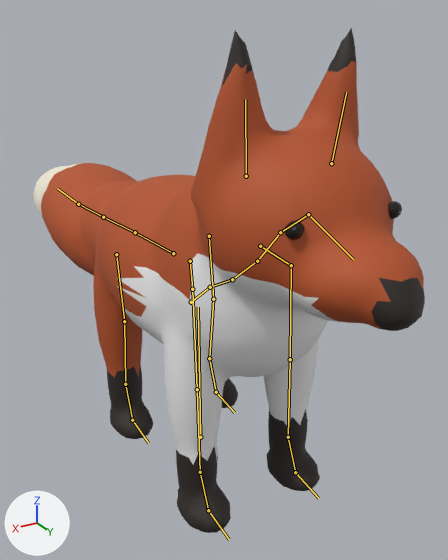
A saved change to the glTF model public/models/fox_reference.glb.
Rendered twice from a 50 mm lens placed at (1.76, 3.18, 2.85), pointed at (-0.36, -0.35, 1.08). Arrows for +X, +Y and +Z are at lower left; the lights stay in place. The first picture is the older version. The bones that bend it are drawn over the model as lines.

Names of what the first picture shows: 'Fox eye', 'Fox eye.001', 'Fox_Reference'.
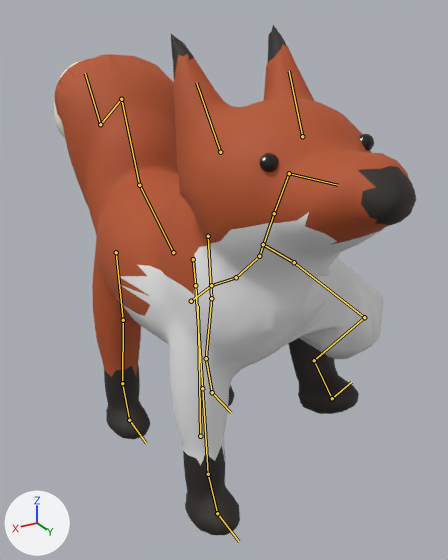
The newer file adds an action. The first version stands in its rest pose; the second is drawn at frame 52 of the action 'alert'.

What the commit changed:
Bone 'pelvis' (bone_pelvis) turns from (0, 0, 0) to (0, 0, 2) degrees about its own x, y and z.
Bone 'chest' (bone_chest) turns from (0, 0, 0) to (3, 0, -2) degrees about its own x, y and z.
Bone 'neck_01' (bone_neck_01) turns from (0, 0, 0) to (15, 2, 0) degrees about its own x, y and z.
Bone 'neck_02' (bone_neck_02) turns from (0, 0, 0) to (10, 2, 0) degrees about its own x, y and z.
Bone 'head' (bone_head) turns from (0, 0, 0) to (-5, 1, -1) degrees about its own x, y and z.
Bone 'ear.L' (bone_ear_l) turns from (0, 0, 0) to (8, 0, 0) degrees about its own x, y and z.
Bone 'ear.R' (bone_ear_r) turns from (0, 0, 0) to (8, 0, 0) degrees about its own x, y and z.
Bone 'fore_upper.L' (bone_fore_upper_l) turns from (0, 0, 0) to (75, 0, 0) degrees about its own x, y and z.
Bone 'fore_lower.L' (bone_fore_lower_l) turns from (0, 0, 0) to (-120, 0, 0) degrees about its own x, y and z.
Bone 'fore_foot.L' (bone_fore_foot_l) turns from (0, 0, 0) to (65, 0, 0) degrees about its own x, y and z.
Bone 'tail_01' (bone_tail_01) turns from (0, 0, 0) to (-35, 0, 3) degrees about its own x, y and z.
Bone 'tail_02' (bone_tail_02) turns from (0, 0, 0) to (-25, 0, 4) degrees about its own x, y and z.
Bone 'tail_03' (bone_tail_03) turns from (0, 0, 0) to (80, 0, 3) degrees about its own x, y and z.
Bone 'tail_04' (bone_tail_04) turns from (0, 0, 0) to (55, 0, 1) degrees about its own x, y and z.

Location of each change, [x1, y1, x2, y2] in pixels of the pictures (448 x 560 px):
'Fox_Reference', posed (8% narrower): before [33, 28, 425, 533]; after [54, 25, 416, 535]
'Fox eye', posed: before [388, 201, 402, 219]; after [360, 134, 374, 151]
bone 'pelvis', root to tip: before (191, 302) to (210, 287); after (191, 301) to (211, 285)
bone 'chest', root to tip: before (232, 279) to (254, 263); after (236, 277) to (257, 258)
bone 'neck_01', root to tip: before (257, 261) to (280, 232); after (259, 256) to (274, 213)
bone 'neck_02', root to tip: before (280, 232) to (308, 214); after (274, 213) to (289, 173)
bone 'head', root to tip: before (308, 214) to (353, 259); after (289, 173) to (338, 185)
bone 'ear.L', root to tip: before (331, 163) to (346, 92); after (302, 136) to (289, 71)
bone 'ear.R', root to tip: before (246, 176) to (245, 99); after (220, 152) to (196, 82)
bone 'fore_upper.L', root to tip: before (291, 265) to (290, 359); after (294, 262) to (364, 317)
bone 'fore_lower.L', root to tip: before (290, 359) to (288, 437); after (364, 317) to (314, 360)
bone 'fore_foot.L', root to tip: before (288, 437) to (295, 472); after (314, 360) to (332, 398)
bone 'tail_01', root to tip: before (173, 253) to (135, 232); after (173, 252) to (139, 185)
bone 'tail_02', root to tip: before (135, 232) to (103, 217); after (139, 185) to (121, 99)
bone 'tail_03', root to tip: before (103, 217) to (78, 204); after (121, 99) to (100, 124)
bone 'tail_04', root to tip: before (78, 204) to (57, 188); after (100, 124) to (85, 73)
